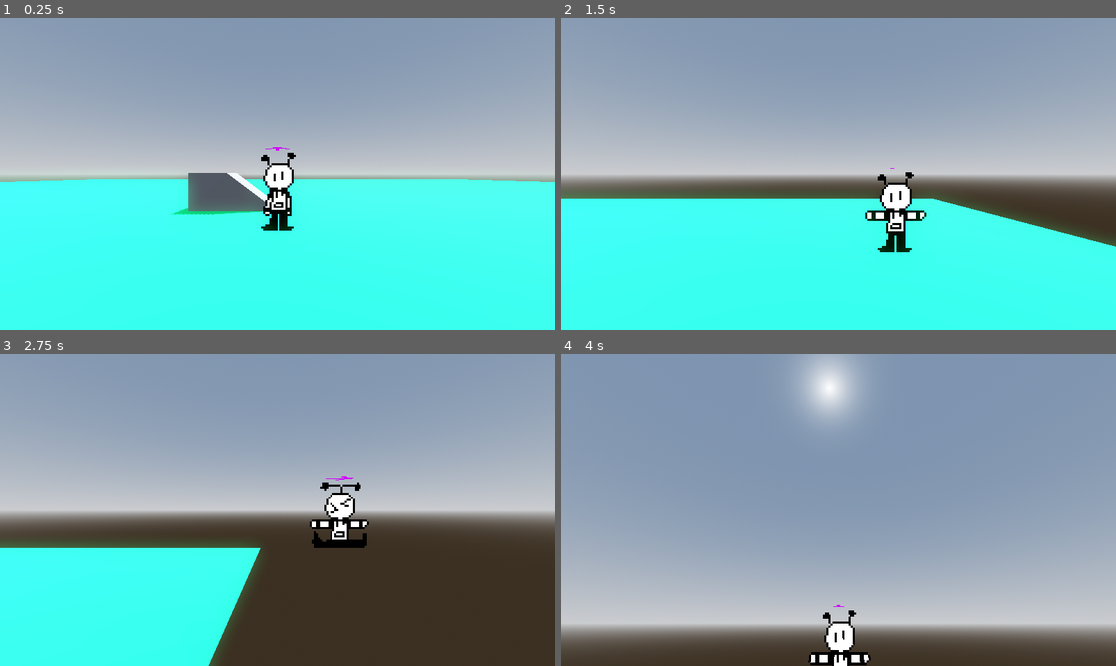
Above: before the commit, frames 1-4 (two rows, left to right).
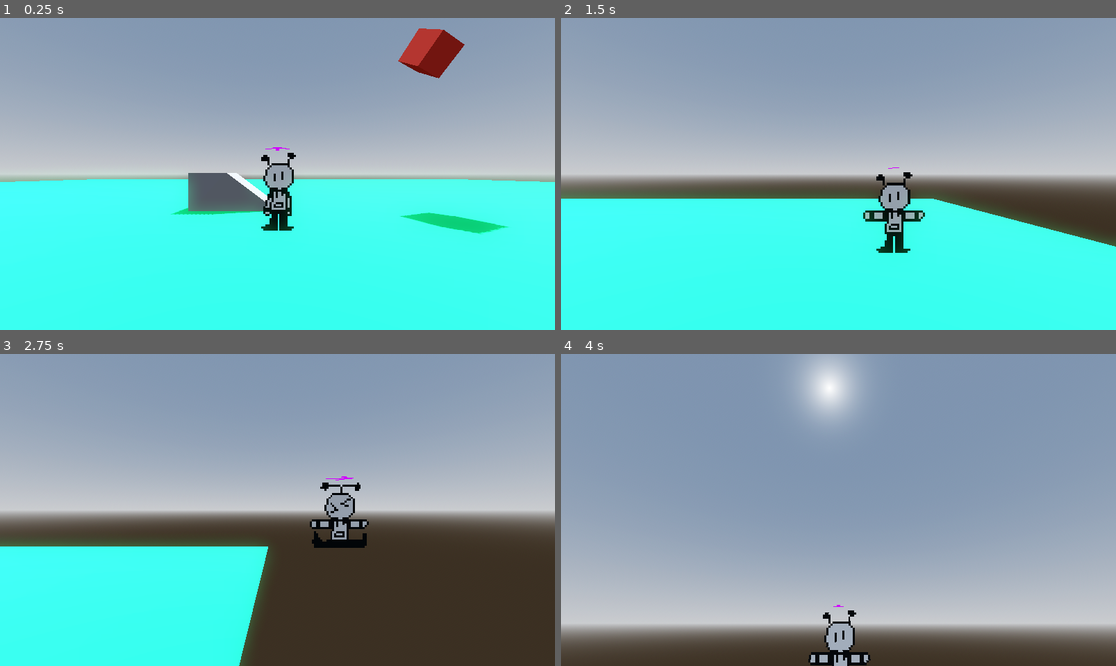
Above: after the commit, the same moments.

Repository: armaanwithadouble-a/blank-slate
Game: Godot game, scene res://Levels/game.tscn
Two runs of this game, one before a commit and one after it. Both use one fixed random seed, a clock stepped at 60 frames per second and the inputs below. Before the commit the project starts from res://game.tscn.
Inputs (mouse positions are in pixels of both pictures, inside the frame that each line leads up to):
- Up to frame 1 (0.25 s): no input
- Up to frame 2 (1.5 s): move the mouse to (960, 158) at 0.52 s; hold D (move_right) 0.53-1.28 s; tap E (dive) at 0.6 s; tap Space (jump) at 0.77, 0.8, 1.07, 1.35 s; move the mouse to (727, 189) at 1.27 s; hold S (move_down) from 1.28 s (still down)
- Up to frame 3 (2.75 s): tap Space (jump) at 1.52, 1.82, 2.3 s; tap E (dive) at 1.55, 2.1 s; move the mouse to (333, 441) at 2.02 s; release S (move_down) at 2.03 s; hold D (move_right) from 2.03 s (still down)
- Up to frame 4 (4 s): move the mouse to (810, 572) at 2.77 s; release D (move_right) at 2.78 s; hold W (move_up) from 2.78 s (still down); click (810, 572) at 2.85 s; tap Space (jump) at 3.02, 3.32, 3.77, 3.8 s; tap E (dive) at 3.05, 3.6 s; move the mouse to (877, 513) at 3.52 s

The runs differ from the first frame. In frame 1, 2.2% of the frame differs, in the area x 47-92%, y 3-70%; in frame 2, 0.9%; in frame 3, 2.1%; in frame 4, 0.5%.

Commit message:
finalized movementg stuff
pls add elevator

Diff:
--- a/game.tscn
+++ b/Levels/game.tscn
@@ -1,6 +1,8 @@
-[gd_scene load_steps=14 format=4 uid="uid://72w56dbma6de"]
+[gd_scene load_steps=16 format=4 uid="uid://72w56dbma6de"]
 
-[ext_resource type="PackedScene" uid="uid://dt23fmgnisj7e" path="res://player.tscn" id="1_80nbo"]
+[ext_resource type="PackedScene" uid="uid://dt23fmgnisj7e" path="res://Prefabs/player.tscn" id="1_uxjsv"]
+[ext_resource type="PackedScene" uid="uid://ccqgw0nb8m5ba" path="res://Prefabs/EnergyCrystal.tscn" id="2_6isyr"]
+[ext_resource type="PackedScene" uid="uid://clugnaaseflrc" path="res://Prefabs/Balloon.tscn" id="3_6isyr"]
 
 [sub_resource type="ProceduralSkyMaterial" id="ProceduralSkyMaterial_80nbo"]
 sky_horizon_color = Color(0.662243, 0.671743, 0.686743, 1)
@@ -76,40 +78,54 @@
 
 [node name="floor" type="MeshInstance3D" parent="."]
 transform = Transform3D(50, 0, 0, 0, 50, 0, 0, 0, 50, 0, 0, 0)
+layers = 2
 mesh = SubResource("PlaneMesh_80nbo")
 surface_material_override/0 = SubResource("StandardMaterial3D_80nbo")
 
 [node name="StaticBody3D" type="StaticBody3D" parent="floor"]
+collision_layer = 2
 
 [node name="CollisionShape3D" type="CollisionShape3D" parent="floor/StaticBody3D"]
 shape = SubResource("ConcavePolygonShape3D_mwb40")
 
-[node name="CharacterBody3D" parent="." instance=ExtResource("1_80nbo")]
+[node name="CharacterBody3D" parent="." instance=ExtResource("1_uxjsv")]
 transform = Transform3D(1, 0, 0, 0, 1, 0, 0, 0, 1, 0, 1, 0)
 
-[node name="CSGBakedMeshInstance3D" type="MeshInstance3D" parent="."]
+[node name="ramp" type="MeshInstance3D" parent="."]
 transform = Transform3D(2, 0, 0, 0, 1.5, 0, 0, 0, 2, -2, 0, -3)
+layers = 2
 mesh = SubResource("ArrayMesh_80nbo")
 
-[node name="StaticBody3D" type="StaticBody3D" parent="CSGBakedMeshInstance3D"]
+[node name="StaticBody3D" type="StaticBody3D" parent="ramp"]
+collision_layer = 2
 
-[node name="CollisionShape3D" type="CollisionShape3D" parent="CSGBakedMeshInstance3D/StaticBody3D"]
+[node name="CollisionShape3D" type="CollisionShape3D" parent="ramp/StaticBody3D"]
 shape = SubResource("ConvexPolygonShape3D_e2o6t")
 
-[node name="CSGBakedMeshInstance3D2" type="MeshInstance3D" parent="."]
+[node name="box" type="MeshInstance3D" parent="."]
 transform = Transform3D(1.5, 0, 0, 0, 1.5, 0, 0, 0, 2, -2.75, 0.75, -4)
+layers = 2
 mesh = SubResource("ArrayMesh_feb5d")
 
-[node name="StaticBody3D" type="StaticBody3D" parent="CSGBakedMeshInstance3D2"]
+[node name="StaticBody3D" type="StaticBody3D" parent="box"]
+collision_layer = 2
 
-[node name="CollisionShape3D" type="CollisionShape3D" parent="CSGBakedMeshInstance3D2/StaticBody3D"]
+[node name="CollisionShape3D" type="CollisionShape3D" parent="box/StaticBody3D"]
 shape = SubResource("ConvexPolygonShape3D_fc0e3")
 
-[node name="CSGBakedMeshInstance3D3" type="MeshInstance3D" parent="."]
+[node name="wall" type="MeshInstance3D" parent="."]
 transform = Transform3D(20, 0, 0, 0, 8, 0, 0, 0, 1, 0, 4, 9.5)
+layers = 2
 mesh = SubResource("ArrayMesh_7jktm")
 
-[node name="StaticBody3D" type="StaticBody3D" parent="CSGBakedMeshInstance3D3"]
+[node name="StaticBody3D" type="StaticBody3D" parent="wall"]
+collision_layer = 2
 
-[node name="CollisionShape3D" type="CollisionShape3D" parent="CSGBakedMeshInstance3D3/StaticBody3D"]
+[node name="CollisionShape3D" type="CollisionShape3D" parent="wall/StaticBody3D"]
 shape = SubResource("ConvexPolygonShape3D_ryrav")
+
+[node name="EnergyCrystal" parent="." instance=ExtResource("2_6isyr")]
+transform = Transform3D(1, 0, 0, 0, 1, 0, 0, 0, 1, 7.39828, 7.34228, -4.9258)
+
+[node name="Balloon" parent="." instance=ExtResource("3_6isyr")]
+transform = Transform3D(1, 0, 0, 0, 1, 0, 0, 0, 1, -17.0415, 8.16261, -1.05086)
--- /dev/null
+++ b/Prefabs/Balloon.tscn
@@ -0,0 +1,29 @@
+[gd_scene load_steps=6 format=3 uid="uid://clugnaaseflrc"]
+
+[ext_resource type="Script" uid="uid://c6cavc80lpdb1" path="res://Prefabs/balloon.gd" id="1_451g1"]
+[ext_resource type="AudioStream" uid="uid://en8kau1dalro" path="res://blankSlateDemoAssets/Sounds/balloon.wav" id="1_gy24t"]
+[ext_resource type="ArrayMesh" uid="uid://loibsl0thok0" path="res://blankSlateDemoAssets/Models/balloon.obj" id="2_451g1"]
+
+[sub_resource type="SphereShape3D" id="SphereShape3D_jj3vs"]
+
+[sub_resource type="StandardMaterial3D" id="StandardMaterial3D_gy24t"]
+albedo_color = Color(1, 0.103238, 0.0693007, 1)
+
+[node name="Balloon" type="Area3D"]
+script = ExtResource("1_451g1")
+
+[node name="CollisionShape3D" type="CollisionShape3D" parent="."]
+unique_name_in_owner = true
+transform = Transform3D(3, 0, 0, 0, 3, 0, 0, 0, 3, 0, 0, 0)
+shape = SubResource("SphereShape3D_jj3vs")
+
+[node name="AudioStreamPlayer3D" type="AudioStreamPlayer3D" parent="."]
+unique_name_in_owner = true
+stream = ExtResource("1_gy24t")
+
+[node name="MeshInstance3D" type="MeshInstance3D" parent="."]
+unique_name_in_owner = true
+transform = Transform3D(1, 0, 0, 0, 1, 0, 0, 0, 1, 0, 0.2, 0)
+layers = 8
+mesh = ExtResource("2_451g1")
+surface_material_override/0 = SubResource("StandardMaterial3D_gy24t")
--- /dev/null
+++ b/Prefabs/DialogueUI.tscn
@@ -0,0 +1,27 @@
+[gd_scene format=3 uid="uid://dipbqcc45aiwf"]
+
+[node name="DialogueUI" type="CanvasLayer"]
+
+[node name="Panel" type="Panel" parent="."]
+offset_right = 40.0
+offset_bottom = 40.0
+
+[node name="Name" type="Label" parent="Panel"]
+layout_mode = 0
+offset_right = 40.0
+offset_bottom = 23.0
+
+[node name="Text" type="RichTextLabel" parent="Panel"]
+layout_mode = 0
+offset_left = 200.0
+offset_top = 498.0
+offset_right = 968.0
+offset_bottom = 648.0
+text = "Tung Tung Tung Sahur! "
+
+[node name="OK" type="Button" parent="Panel"]
+layout_mode = 0
+offset_right = 8.0
+offset_bottom = 8.0
+
+[node name="Voice" type="AudioStreamPlayer2D" parent="Panel"]
--- /dev/null
+++ b/Prefabs/EnergyCrystal.tscn
@@ -0,0 +1,37 @@
+[gd_scene load_steps=6 format=3 uid="uid://ccqgw0nb8m5ba"]
+
+[ext_resource type="Script" uid="uid://bl2cjwqu73udb" path="res://energy_crystal.gd" id="1_7uttc"]
+[ext_resource type="AudioStream" uid="uid://bpfej5viidan7" path="res://blankSlateDemoAssets/Sounds/energyCrystal.wav" id="2_7uttc"]
+
+[sub_resource type="BoxMesh" id="BoxMesh_gtvpc"]
+size = Vector3(1.5, 1.5, 1.5)
+
+[sub_resource type="StandardMaterial3D" id="StandardMaterial3D_gtvpc"]
+albedo_color = Color(1, 0.282935, 0.221296, 1)
+
+[sub_resource type="SphereShape3D" id="SphereShape3D_73xql"]
+
+[node name="EnergyCrystal" type="Area3D"]
+collision_layer = 8
+script = ExtResource("1_7uttc")
+
+[node name="MeshInstance3D" type="MeshInstance3D" parent="."]
+unique_name_in_owner = true
+transform = Transform3D(-0.964205, 0.25638, 0.0676632, 0.262396, 0.885834, 0.382683, 0.0381739, 0.38674, -0.921398, 0, 0, 0)
+mesh = SubResource("BoxMesh_gtvpc")
+skeleton = NodePath("../CollisionShape3D")
+surface_material_override/0 = SubResource("StandardMaterial3D_gtvpc")
+
+[node name="OmniLight3D" type="OmniLight3D" parent="MeshInstance3D"]
+transform = Transform3D(-0.964205, 0.262396, 0.0381739, 0.25638, 0.885834, 0.38674, 0.0676632, 0.382684, -0.921399, 0, 0, 0)
+light_color = Color(1, 0, 0, 1)
+light_energy = 16.0
+
+[node name="CollisionShape3D" type="CollisionShape3D" parent="."]
+unique_name_in_owner = true
+transform = Transform3D(3, 0, 0, 0, 3, 0, 0, 0, 3, 0, 0, 0)
+shape = SubResource("SphereShape3D_73xql")
+
+[node name="AudioStreamPlayer3D" type="AudioStreamPlayer3D" parent="."]
+unique_name_in_owner = true
+stream = ExtResource("2_7uttc")
--- /dev/null
+++ b/Prefabs/balloon.gd
@@ -0,0 +1,29 @@
+extends Area3D
+
+@export var respawn_time := 3.0
+@export var clock := 0.0
+
+@onready var _shape: CollisionShape3D = %CollisionShape3D
+@onready var _visual: MeshInstance3D = %MeshInstance3D
+@onready var _audio: AudioStreamPlayer3D = %AudioStreamPlayer3D
+
+# Called when the node enters the scene tree for the first time.
+func _ready():
+	body_entered.connect(_on_body_entered)
+
+func _on_body_entered(body):
+	if clock != 0:
+		return
+	if body.collision_layer & (1 << 0):
+		_audio.play()
+		body._can_double_jump = true
+		body._can_dive = true
+		clock = respawn_time
+		body.apply_impulse(25.0)
+
+func _process(delta):
+	if clock > 0.0:
+		clock = clamp(clock - delta,0.0,999.0)
+		_visual.visible = false
+	else:
+		_visual.visible = true
--- a/player.tscn
+++ b/Prefabs/player.tscn
@@ -15,6 +15,7 @@
 [sub_resource type="SphereShape3D" id="SphereShape3D_4flbx"]
 
 [node name="CharacterBody3D" type="CharacterBody3D"]
+collision_mask = 255
 script = ExtResource("1_4flbx")
 
 [node name="MeshInstance3D" type="MeshInstance3D" parent="."]
@@ -34,6 +35,7 @@
 transform = Transform3D(1, 0, 0, 0, 1, 0, 0, 0, 1, 0, 0.5, 0)
 
 [node name="SpringArm3D" type="SpringArm3D" parent="CameraPivot"]
+collision_mask = 2
 shape = SubResource("SphereShape3D_4flbx")
 spring_length = 5.0
 margin = 1.0
@@ -47,12 +49,14 @@
 unique_name_in_owner = true
 transform = Transform3D(5, 0, 0, 0, 5, 0, 0, 0, 5, 0, 0, 0)
 billboard = 2
+shaded = true
 texture_filter = 0
 texture = ExtResource("2_onrkg")
 
 [node name="DiveCast" type="RayCast3D" parent="."]
 unique_name_in_owner = true
 target_position = Vector3(0, 0, -1)
+collision_mask = 2
 
 [node name="Arrow" type="Sprite3D" parent="."]
 unique_name_in_owner = true
@@ -63,6 +67,7 @@
 [node name="ShadowCast" type="RayCast3D" parent="."]
 unique_name_in_owner = true
 transform = Transform3D(1, 0, 0, 0, 100, 0, 0, 0, 1, 0, 0, 0)
+collision_mask = 2
 
 [node name="Shadow" type="Sprite3D" parent="."]
 unique_name_in_owner = true
--- /dev/null
+++ b/energy_crystal.gd
@@ -0,0 +1,30 @@
+extends Area3D
+
+@export var respawn_time := 3.0
+@export var clock := 0.0
+
+@onready var _shape: CollisionShape3D = %CollisionShape3D
+@onready var _visual: MeshInstance3D = %MeshInstance3D
+@onready var _audio: AudioStreamPlayer3D = %AudioStreamPlayer3D
+
+# Called when the node enters the scene tree for the first time.
+func _ready():
+	body_entered.connect(_on_body_entered)
+
+func _on_body_entered(body):
+	if clock != 0:
+		return
+	if body.collision_layer & (1 << 0):
+		_audio.play()
+		body._can_double_jump = true
+		body._can_dive = true
+		clock = respawn_time
+
+func _process(delta):
+	if clock > 0.0:
+		clock = clamp(clock - delta,0.0,999.0)
+		_visual.visible = false
+	else:
+		_visual.visible = true
+	_visual.rotate_x(delta)
+	_visual.rotate_y(delta)
--- a/player.gd
+++ b/player.gd
@@ -5,7 +5,7 @@
 
 @export_group("Movement")
 @export var move_speed := 30.0
-@export var acceleration := 30.0
+@export var acceleration := 40.0
 @export var rotation_speed := 20.0
 @export var jump_impulse := 20
 
@@ -159,5 +159,13 @@
 	else:
 		_shadow.visible = false
 
+	if is_on_floor() and move_direction != Vector3.ZERO:
+		_skin.position.y = abs(sin(Time.get_unix_time_from_system()*7))*0.1
+	else:
+		_skin.position.y = 0
+
 	_camera_pivot.global_position = lerp(_last_cam_pos, global_transform.origin + Vector3(0,0.5,0), 0.25)
 	_last_cam_pos = _camera_pivot.global_position
+
+func apply_impulse(amount):
+	velocity.y = amount
--- a/project.godot
+++ b/project.godot
@@ -14,6 +14,10 @@
 run/main_scene="uid://72w56dbma6de"
 config/features=PackedStringArray("4.4", "Forward Plus")
 config/icon="res://icon.svg"
+
+[display]
+
+window/stretch/aspect="expand"
 
 [input]
 
Not shown, added: Prefabs/balloon.gd.uid
Not shown, added: blankSlateDemoAssets/Models/balloon.obj
Not shown, added: blankSlateDemoAssets/Models/balloon.obj.import
Not shown, added: blankSlateDemoAssets/Sounds/balloon.wav.import
Not shown, added: blankSlateDemoAssets/Sounds/energyCrystal.wav.import
Not shown, added: energy_crystal.gd.uid
Not shown, added: blankSlateDemoAssets/Sounds/balloon.wav
Not shown, added: blankSlateDemoAssets/Sounds/energyCrystal.wav
